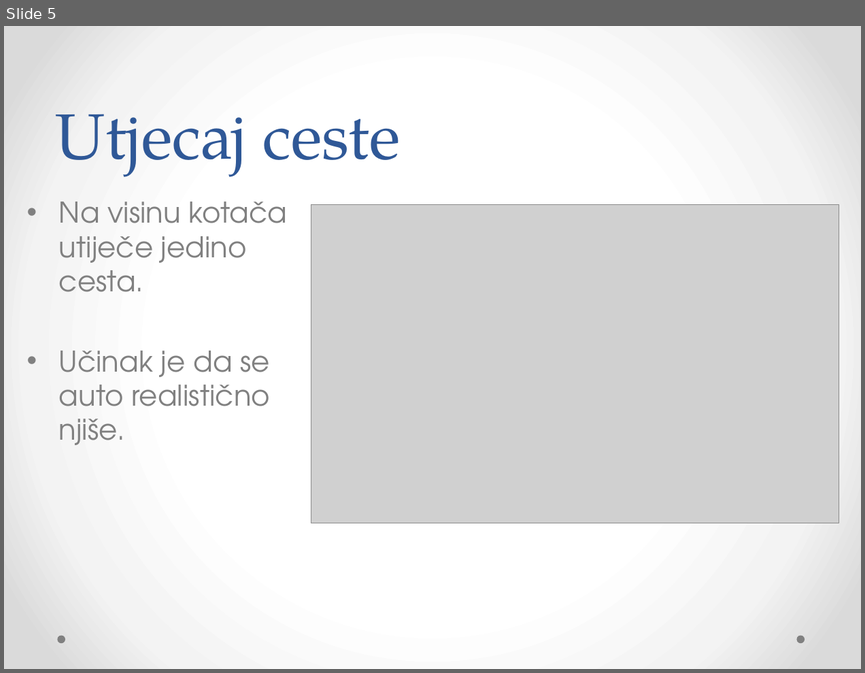
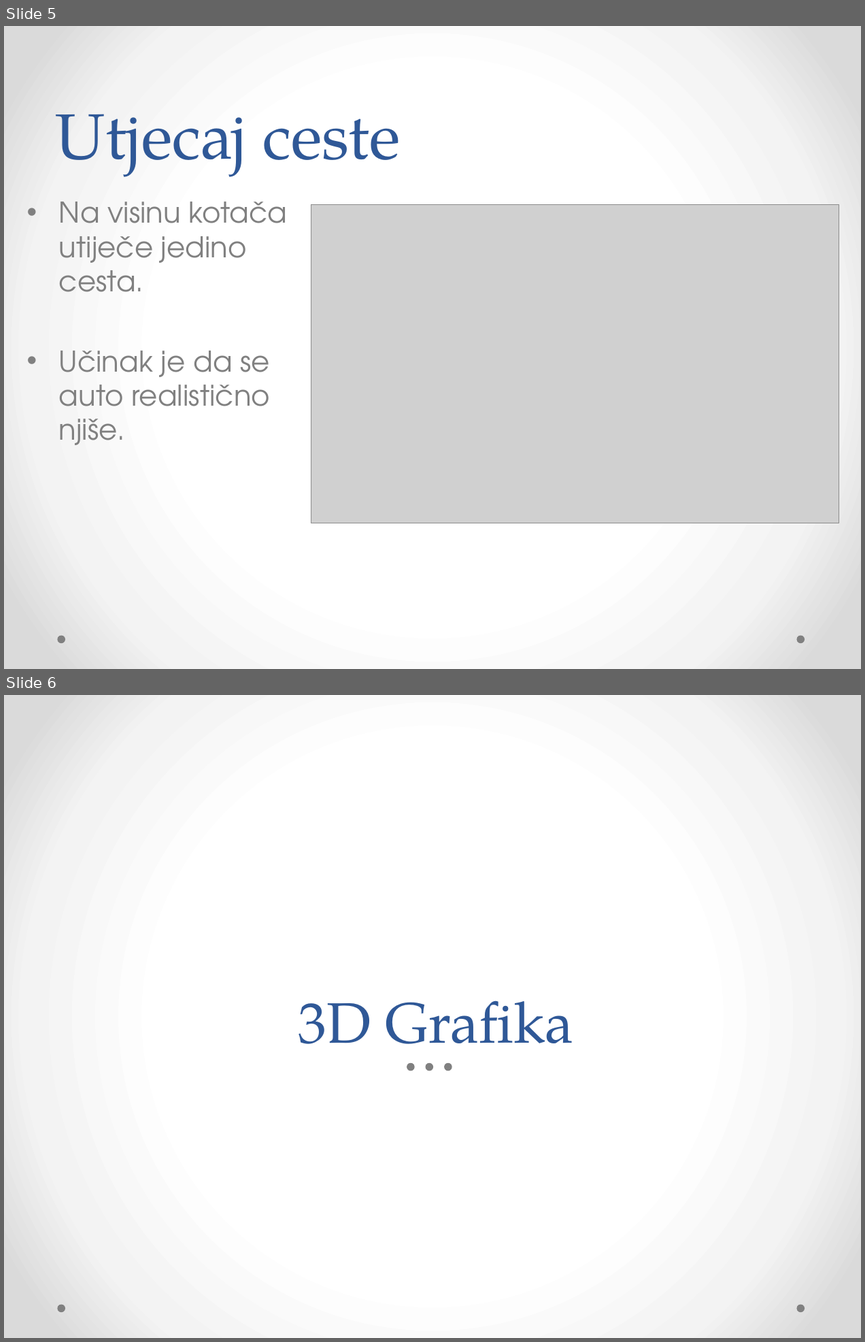
Before and after one commit to Bojanovski/IG-Project, a slide deck: Dokumentacija/Prezentacija.pptx. Shown one above the other, each under a label of ours: slide 5 before the commit, slides 5 and 6 after it. The pictures are 865x673 and 865x1342 pixels, drawn with LibreOffice and Linux fonts; fonts in the diff are those of the drawing; grey boxes stand for pictures. Boxes give left, top, right and bottom in pixels: in the first picture for what was removed or moved away, otherwise in the second. Text is boxed around its words. In the diff, an @@ line names an element or a change of style, - is before the commit and + after.

```diff
--- a/Dokumentacija/Prezentacija.pptx
+++ b/Dokumentacija/Prezentacija.pptx
@@ slide 6 added at [4, 695, 861, 1338], background gradient #FFFFFF to #F4F4F4 to #DADADA; not listed: 2 template elements that a slide beside it also shows @@
@@ title added at [298, 1000, 573, 1064], 48 pt, text #2F5897 @@
+3D Grafika
@@ ellipse added at [407, 1063, 415, 1070], fill #808080 @@
@@ ellipse added at [426, 1063, 433, 1070], fill #808080 @@
@@ ellipse added at [445, 1063, 452, 1070], fill #808080 @@
```
Also in this commit, not shown: 3 other slides added, 2 other files.
